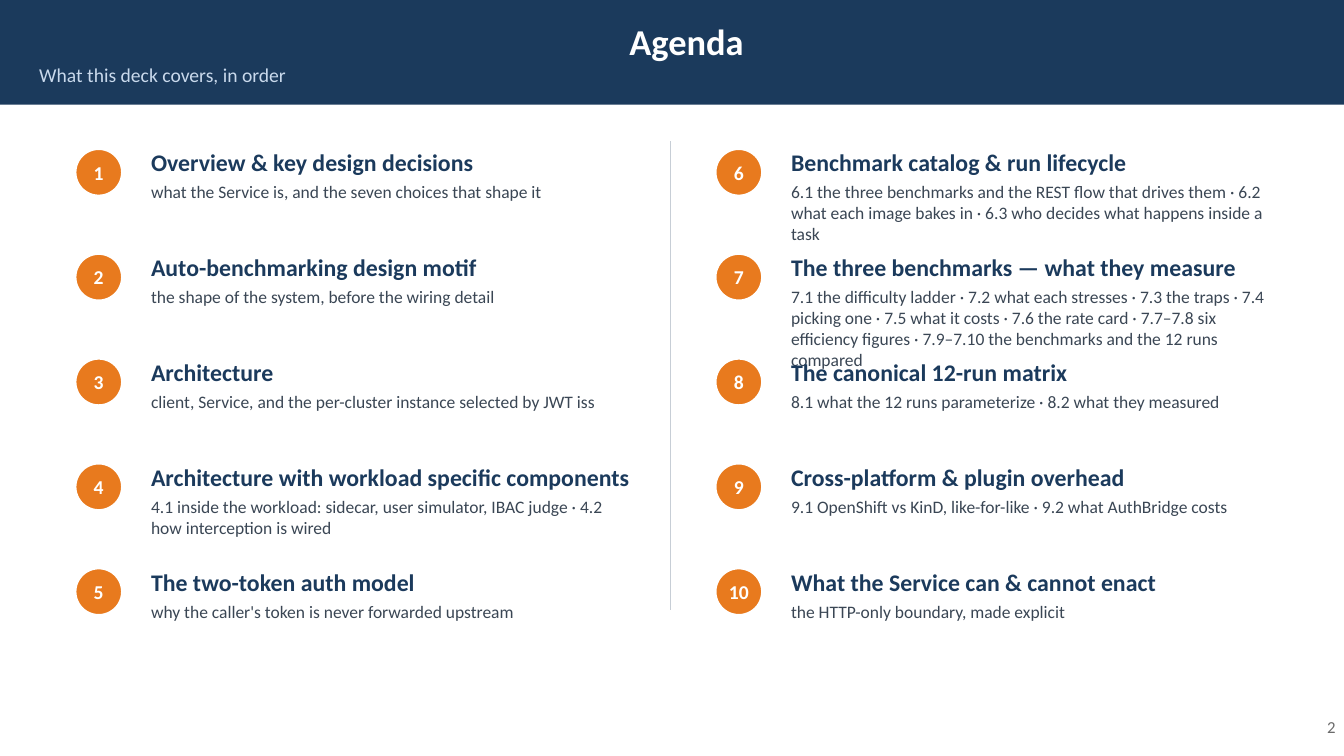
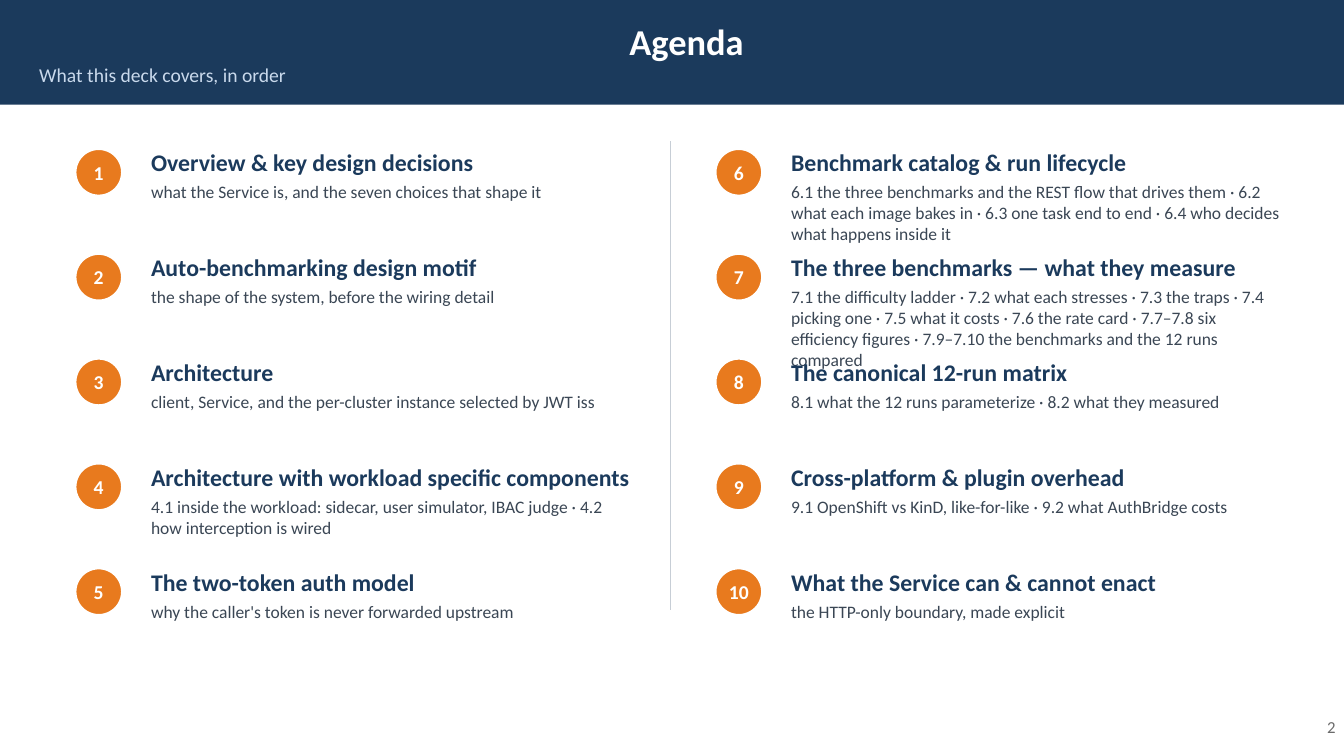
Before and after one commit to rossoctl/autobench, a slide deck: slide 2 of docs/AutoBench.pptx. Drawn at 1344x756 pixels with LibreOffice and Linux fonts; fonts in the diff are those of the drawing. Boxes give left, top, right and bottom in pixels: in the first picture for what was removed or moved away, otherwise in the second. Text is boxed around its words. In the diff, an @@ line names an element or a change of style, - is before the commit and + after.

```diff
--- a/docs/AutoBench.pptx
+++ b/docs/AutoBench.pptx
@@ text at [791, 186, 1279, 243]: text changed @@
-6.1 the three benchmarks and the REST flow that drives them · 6.2 what each image bakes in · 6.3 who decides what happens inside a task
+6.1 the three benchmarks and the REST flow that drives them · 6.2 what each image bakes in · 6.3 one task end to end · 6.4 who decides what happens inside it
```
Also in this commit, not shown: 17 other slides changed, 1 slide added, 4 other files.
